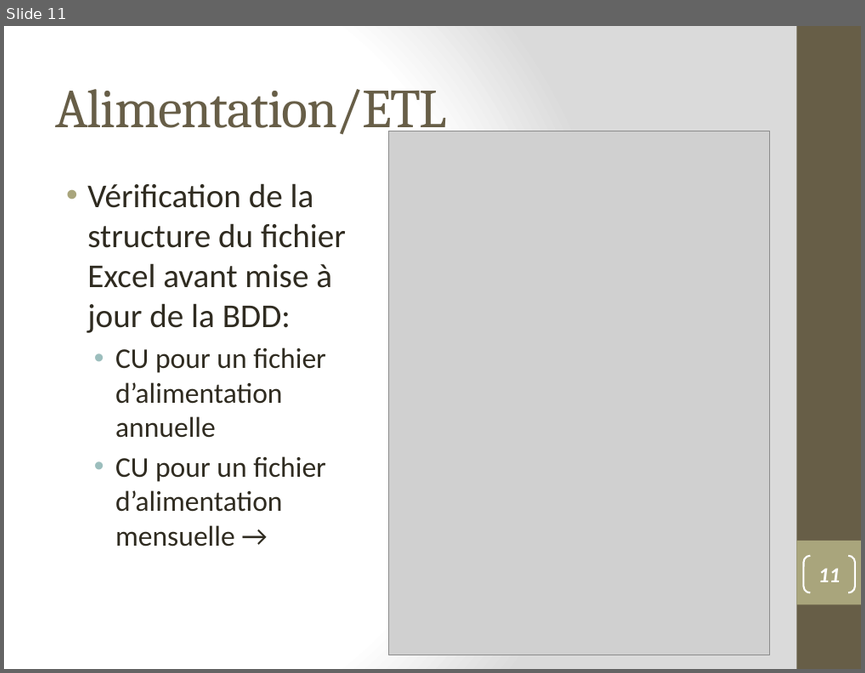
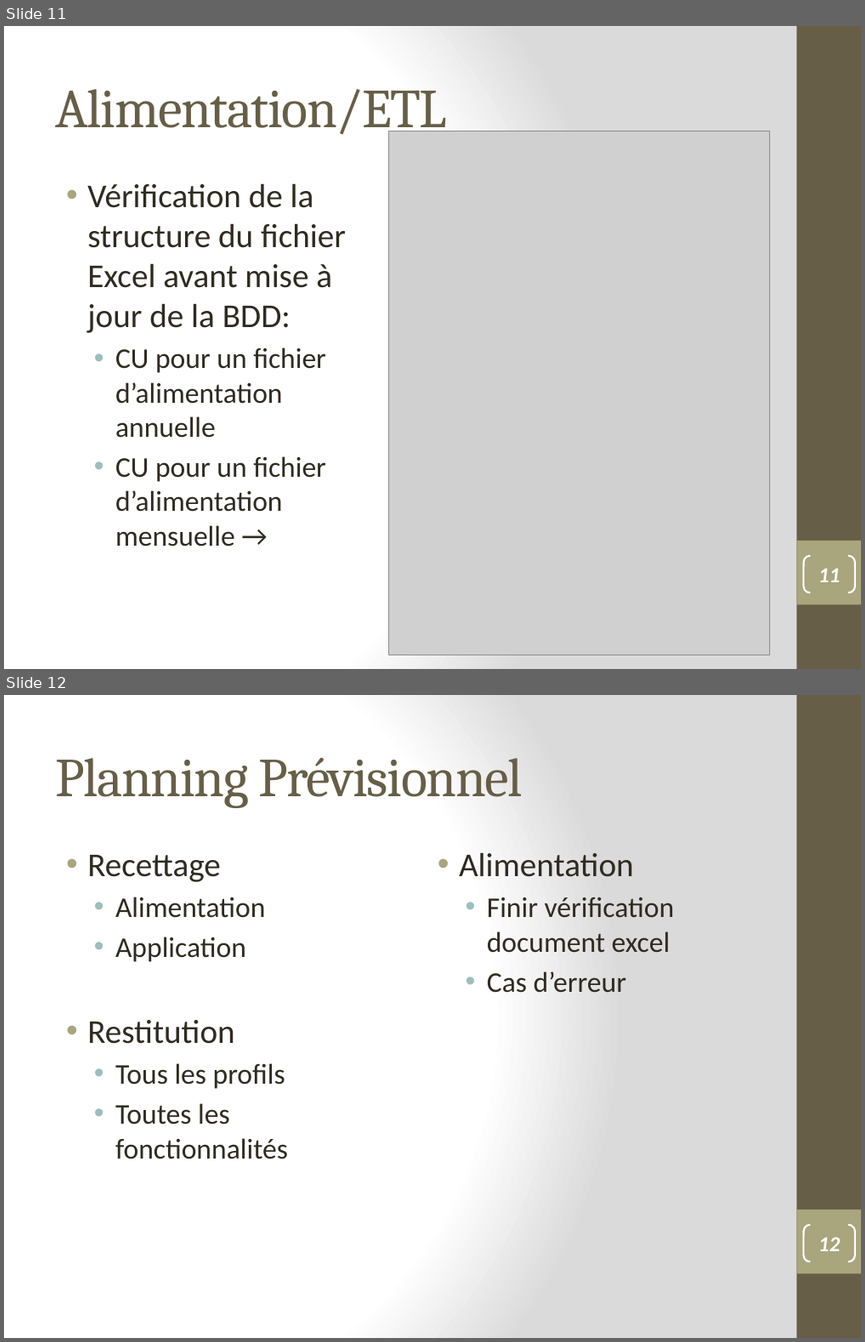
Before and after one commit to lobtec/dartiesgroupe2, a slide deck: PROJET/Presentation/PRE_26-01-11.pptx. Shown one above the other, each under a label of ours: slide 11 before the commit, slides 11 and 12 after it. The pictures are 865x673 and 865x1342 pixels, drawn with LibreOffice and Linux fonts; fonts in the diff are those of the drawing; grey boxes stand for pictures. Boxes give left, top, right and bottom in pixels: in the first picture for what was removed or moved away, otherwise in the second. Text is boxed around its words. In the diff, an @@ line names an element or a change of style, - is before the commit and + after.

```diff
--- a/PROJET/Presentation/PRE_26-01-11.pptx
+++ b/PROJET/Presentation/PRE_26-01-11.pptx
@@ slide 12 added at <box>4,695,861,1338</box>, background gradient #FFFFFF to #DADADA; not listed: 2 template elements that a slide beside it also shows @@
@@ title added at <box>55,758,522,808</box>, 46 pt, text #675E47 @@
+Planning Prévisionnel
@@ text added at <box>87,855,288,1159</box>, 24 pt, text #2F2B20 @@
+• Recettage
+  • Alimentation
+  • Application
+• Restitution
+  • Tous les profils
+  • Toutes les fonctionnalités
@@ text added at <box>459,853,675,993</box>, 24 pt, text #2F2B20 @@
+• Alimentation
+  • Finir vérification document excel
+  • Cas d’erreur
@@ page number added at <box>803,1225,855,1261</box>, outline #FFFFFF 1.5 pt, 18 pt, text #FFFFFF @@
+12
```
